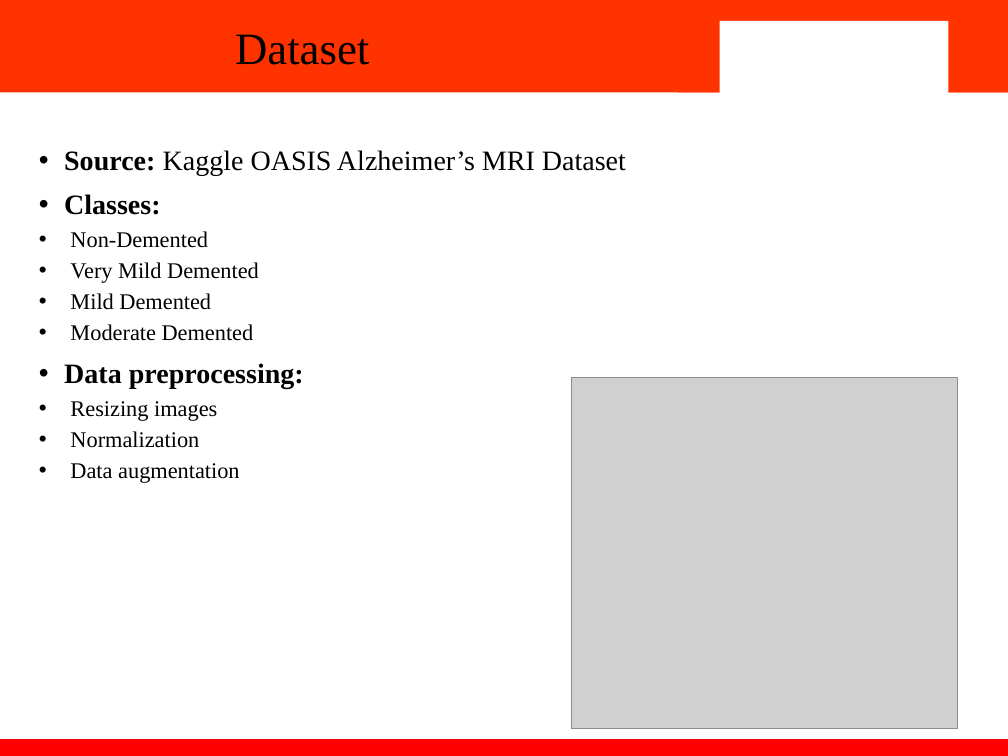
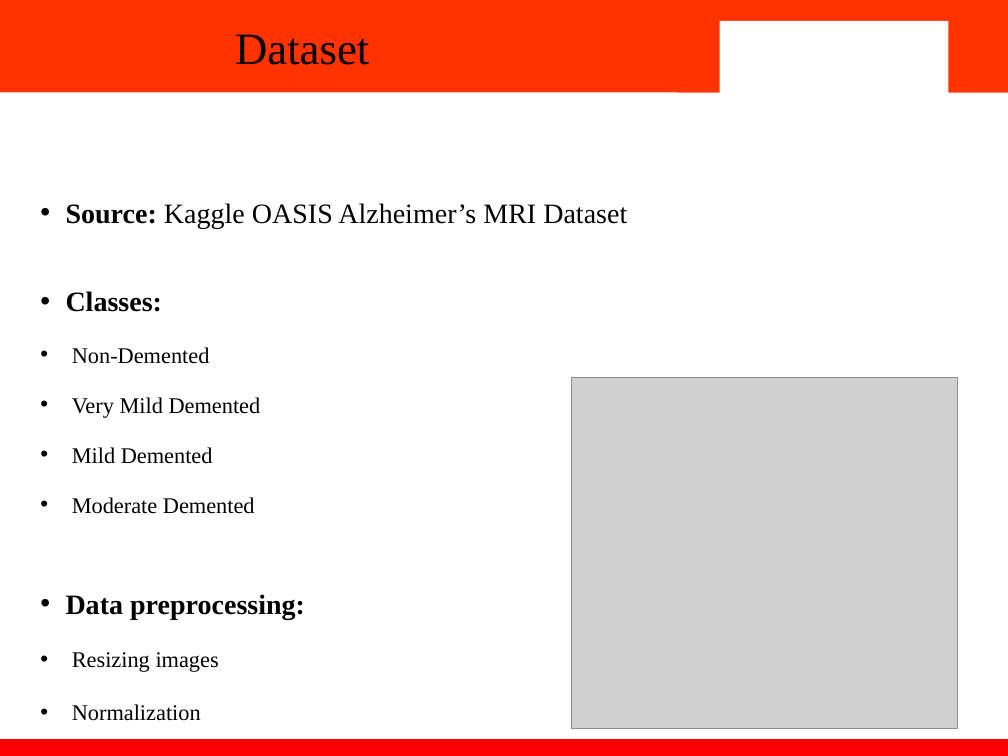
Before and after one commit to Aastha204/Comparison-between-Deep-Learning-Models-for-Early-Detection-of-Alzheimer-s-Disease-2210991129-, a slide deck: slide 5 of Report And PPT/Aastha_2210991129_PPT.pptx. Drawn at 1008x756 pixels with LibreOffice and Linux fonts; fonts in the diff are those of the drawing; grey boxes stand for pictures; background and template pictures are left out. Boxes give left, top, right and bottom in pixels: in the first picture for what was removed or moved away, otherwise in the second. Text is boxed around its words. In the diff, an @@ line names an element or a change of style, - is before the commit and + after.

```diff
--- a/Report And PPT/Aastha_2210991129_PPT.pptx
+++ b/Report And PPT/Aastha_2210991129_PPT.pptx
@@ text "Source: Kaggle OASIS Alzheimer’s MRI ...": place and size @@
-text "Source: Kaggle OASIS Alzheimer’s MRI ..." at bbox=[64, 150, 626, 483]
+text "Source: Kaggle OASIS Alzheimer’s MRI ..." at bbox=[66, 203, 627, 721]
@@ text at bbox=[66, 347, 305, 721]: line spacing 0.9 to 1.6; line spacing 0.9 to 1.7 @@
```
Also in this commit, not shown: 5 other slides changed, 1 other file.
